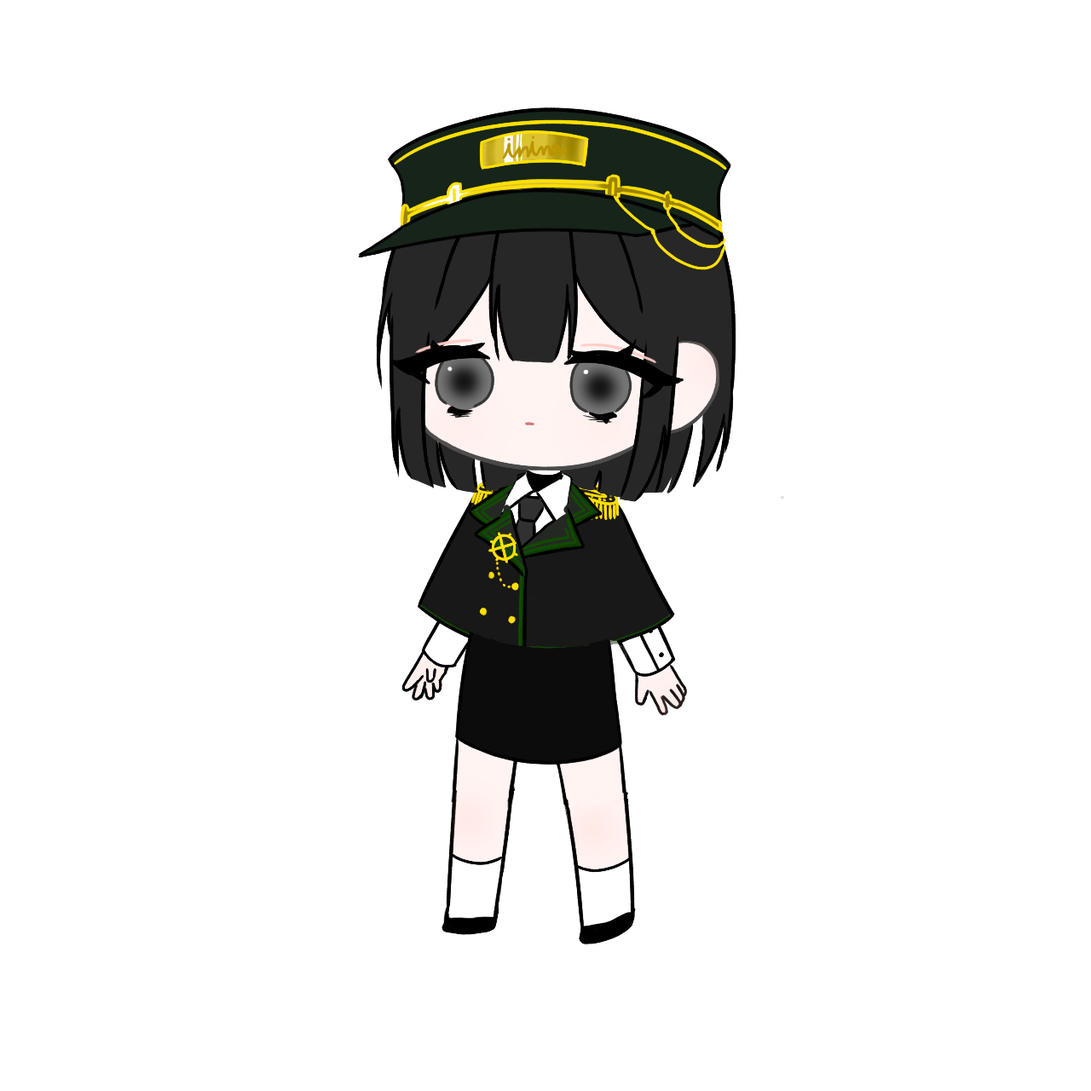
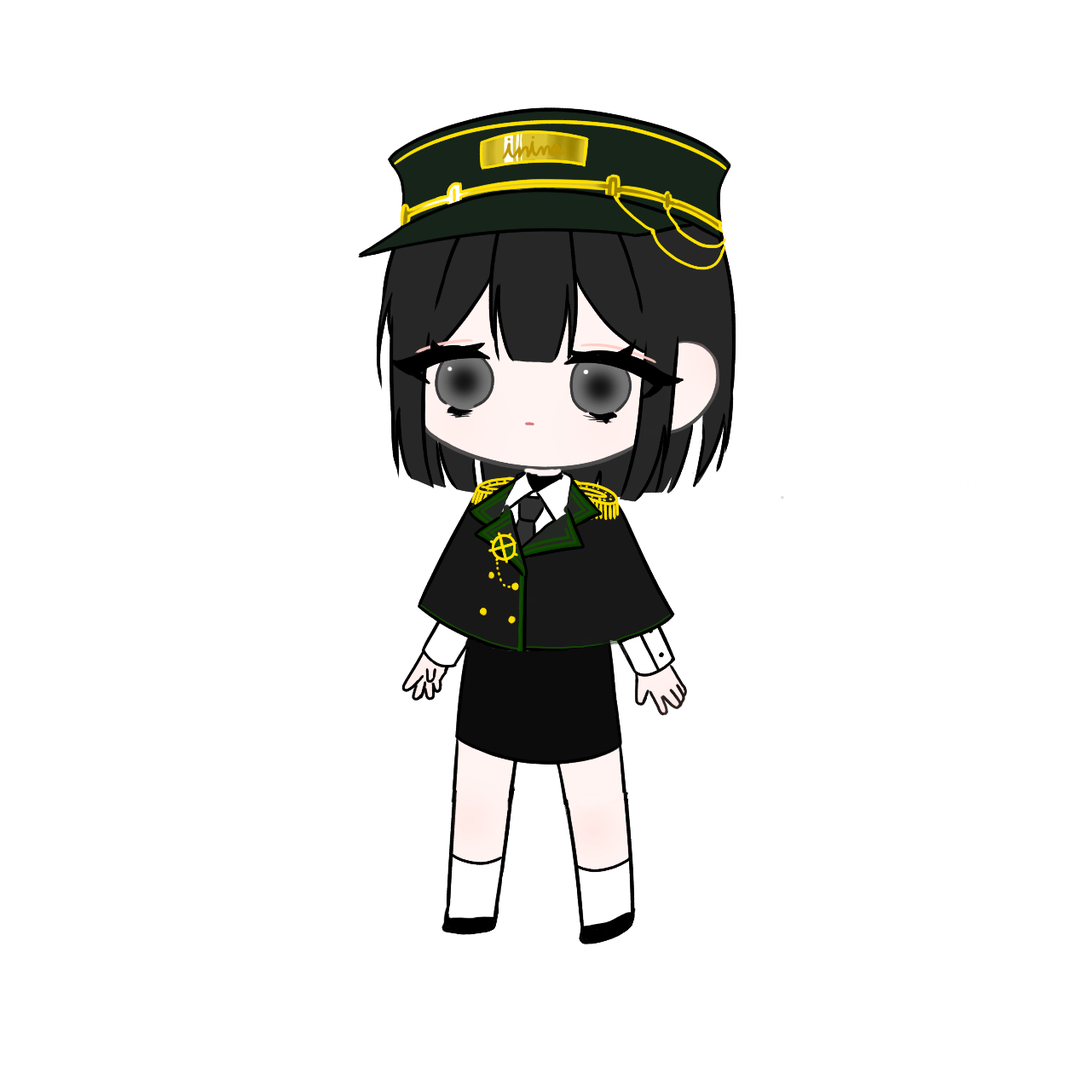
Layered file, before and after one edit (w=1091, h=1091). Changes by layer:
moved "Body" above "Head", painted on it over (464, 468, 643, 657)
painted on "Chima" over (464, 492, 612, 657)
painted on "SholderL" over (494, 481, 517, 492)
